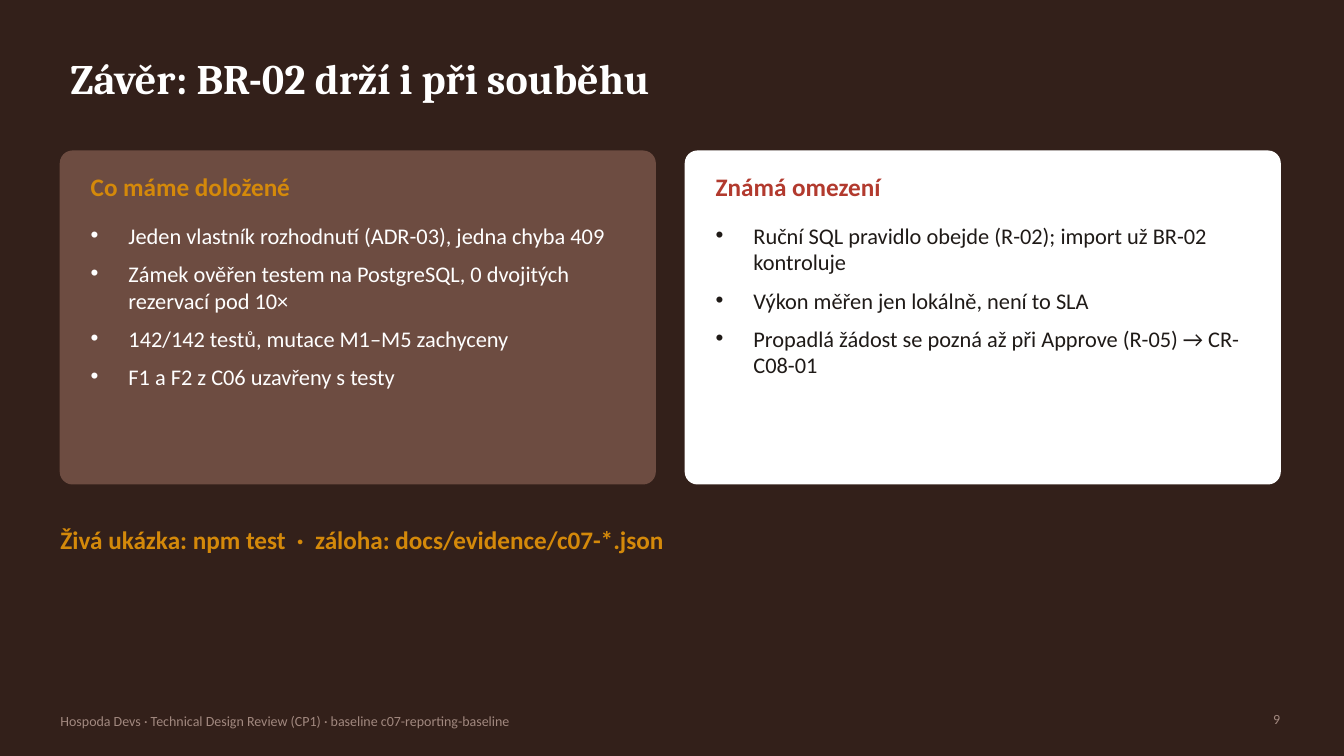
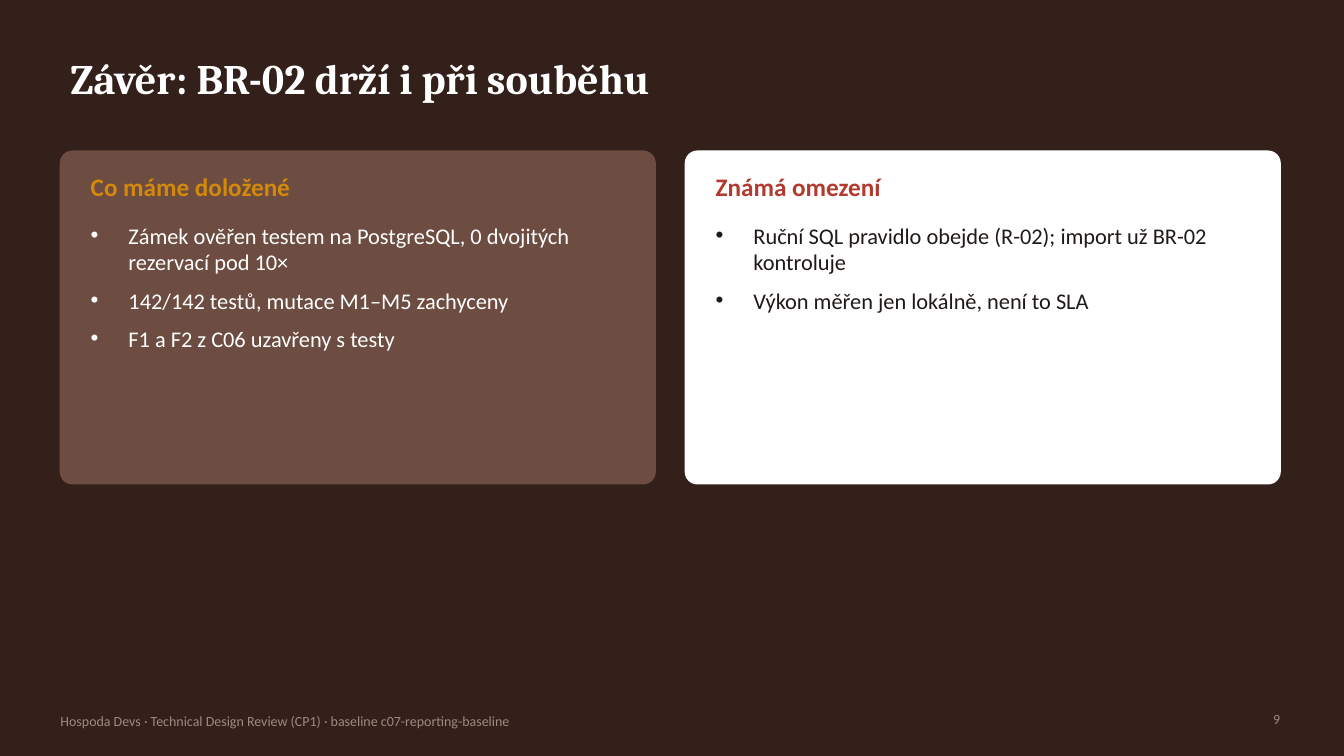
Before and after one commit to jaroslavpetera/swi_project, a slide deck: slide 9 of docs/c08-technical-review.pptx. Drawn at 1344x756 pixels with LibreOffice and Linux fonts; fonts in the diff are those of the drawing. Boxes give left, top, right and bottom in pixels: in the first picture for what was removed or moved away, otherwise in the second. Text is boxed around its words. In the diff, an @@ line names an element or a change of style, - is before the commit and + after.

```diff
--- a/docs/c08-technical-review.pptx
+++ b/docs/c08-technical-review.pptx
@@ text at box(128, 228, 604, 248): paragraph removed @@
-• Jeden vlastník rozhodnutí (ADR-03), jedna chyba 409
@@ text at box(753, 331, 1239, 373): paragraph removed @@
-• Propadlá žádost se pozná až při Approve (R-05) → CR-C08-01
@@ text removed at box(60, 528, 663, 553) @@
-Živá ukázka: npm test · záloha: docs/evidence/c07-*.json
```
Also in this commit, not shown: 2 other slides changed, 1 slide removed.
